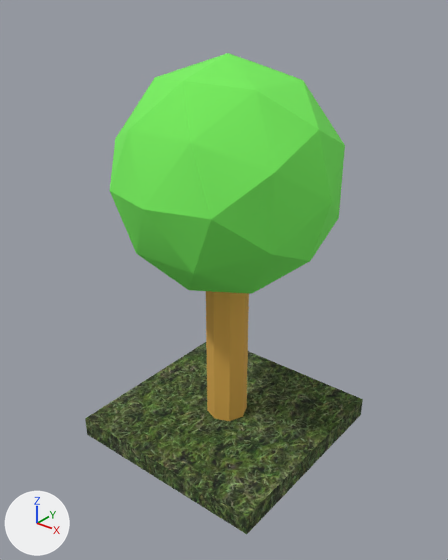
A saved change to the OBJ model data/models/Tree1.obj.
One viewpoint serves both versions: a 50 mm camera at (1.58, -2.0, 2.06) aimed at (0.02, -0.05, 0.85). Lighting does not change. The marker at lower left points along +X, +Y and +Z. Where no turn or scale is listed for an object, it has been applied to the vertices.

In view in the first picture: 'Tree1'.
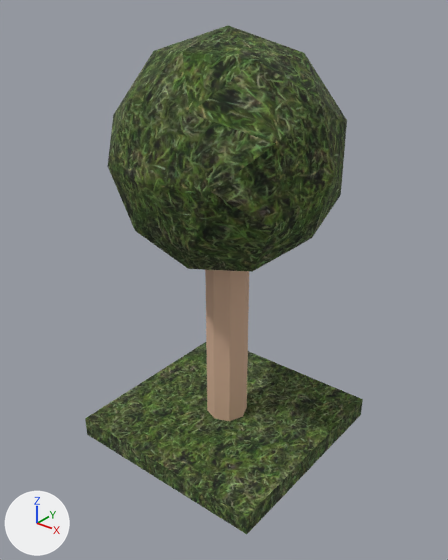
Commit message: Realistic looking tree?

The edits, one by one:
Picture 'customMaterial2 (Instance).png' (img_custommaterial2__instance__png) is new.
Material 'customMaterial2 (Instance)' (mat_custommaterial2__instance) is new.
Its texture is img_custommaterial2__instance__png.
Its roughness is 1.0.
Material 'woodDark (Instance) (Instance)' (mat_wooddark__instance___instance) is new.
Its base color is (0.641, 0.422, 0.293) (beige #d1ae93).
Its roughness is 1.0.
me_tree1 is used by ob_tree1; location (0.0, 0.0, 0.0).
me_tree1 had 66 vertices, 120 faces and spanned x -0.5..0.5, y -0.5..0.5, z 0.0..1.8.
me_tree1 no longer uses material mat_golfbuilding__instance___instance (orange #d8a84b).
me_tree1 no longer uses material mat_golfborder__instance___instance (green #7af35f).
me_tree1 now has 66 vertices, 120 faces and spans x -0.5..0.5, y -0.5..0.5, z 0.0..1.9.
me_tree1 part 1: the loose piece of 42 vertices spanning x -0.5..0.5, y -0.5..0.5, z 0.8..1.8 is moved by (0.0, 0.0, 0.1), in mat_custommaterial2__instance (picture img_custommaterial2__instance__png).
Part 2, on me_tree1:
8 vertices are removed from x -0.1..0.1, y -0.1..0.1, z 1.0.
22 faces are deleted.
8 new vertices lie (0.0, 0.0, 1.1) away from vertices in x -0.1..0.1, y -0.1..0.1, z 0.0.
22 new faces join them, mat_wooddark__instance___instance (beige #d1ae93).
me_tree1 part 3: 12 faces spanning x -0.5..0.5, y -0.5..0.5, z 0.0..0.1 switch from mat_defaultmat__instance___instance (picture img_defaultmat__instance___instance__png) to mat_custommaterial2__instance (picture img_custommaterial2__instance__png).
me_tree1 now uses material mat_wooddark__instance___instance (beige #d1ae93).

Pixel boxes (x1, y1, x2, y2) of what changed, in the pictures (448 x 560 px; the box of a moved part takes in the faces that stretch with it):
'Tree1', reshaped: before (85, 53, 363, 534); after (85, 25, 363, 534)
part 1 of me_tree1, moved or reshaped: before (110, 53, 345, 294); after (108, 25, 347, 272)
part 2 of me_tree1, moved or reshaped: before (206, 291, 249, 421); after (205, 270, 249, 421)
part 3 of me_tree1, recoloured: (203, 342, 329, 437) in both
